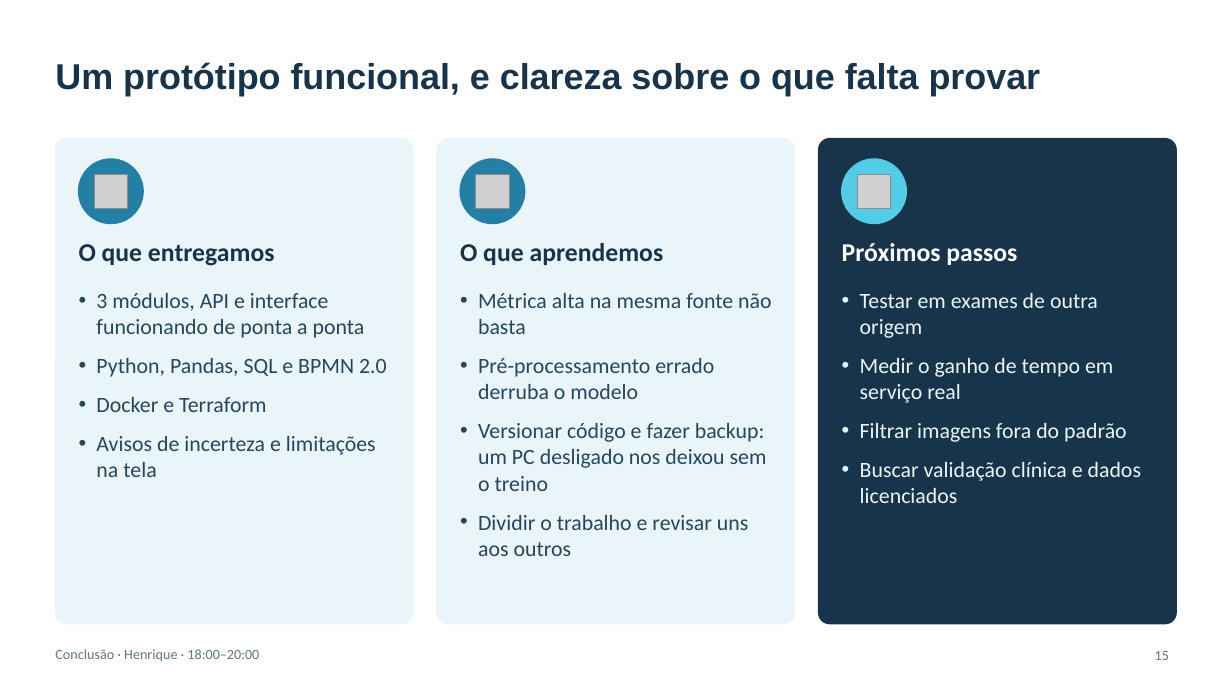
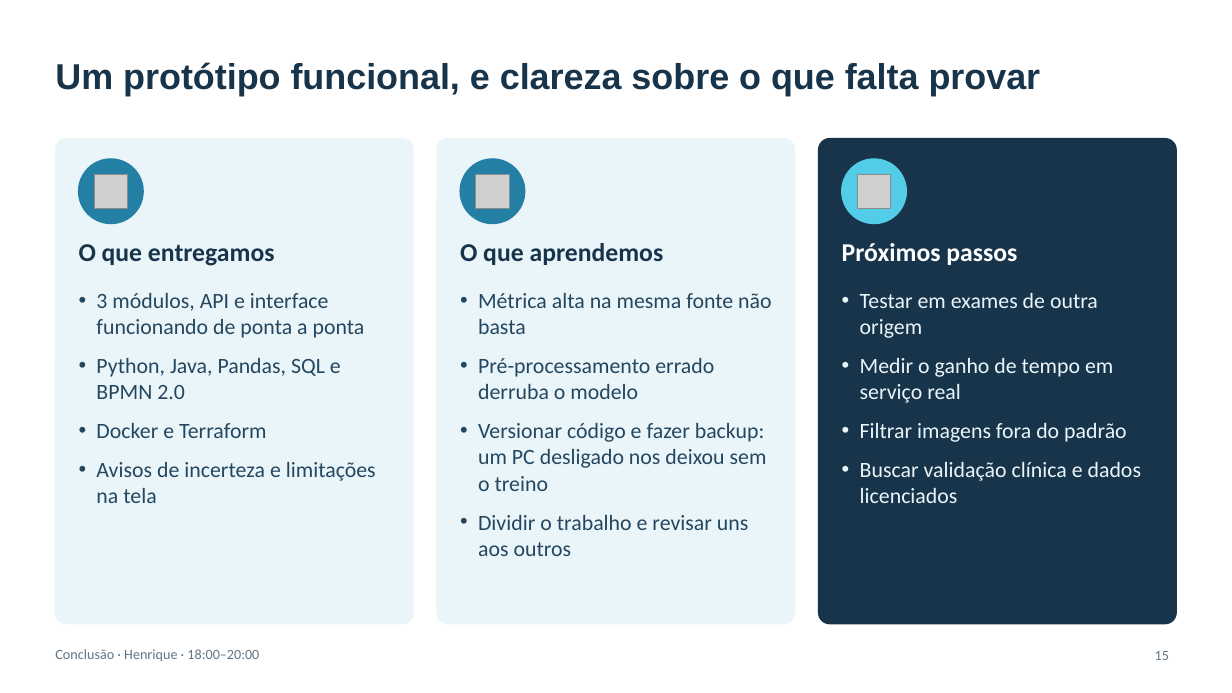
Before and after one commit to joaopgf/PixoraMed, a slide deck: slide 15 of docs/PixoraMed_final_presentation.pptx. Drawn at 1232x693 pixels with LibreOffice and Linux fonts; fonts in the diff are those of the drawing; grey boxes stand for pictures; background and template pictures are left out. Boxes give left, top, right and bottom in pixels: in the first picture for what was removed or moved away, otherwise in the second. Text is boxed around its words. In the diff, an @@ line names an element or a change of style, - is before the commit and + after.

```diff
--- a/docs/PixoraMed_final_presentation.pptx
+++ b/docs/PixoraMed_final_presentation.pptx
@@ text at [96, 358, 341, 399]: text changed @@
-• Python, Pandas, SQL e BPMN 2.0
+• Python, Java, Pandas, SQL e BPMN 2.0
```
Also in this commit, not shown: 3 other slides changed.
